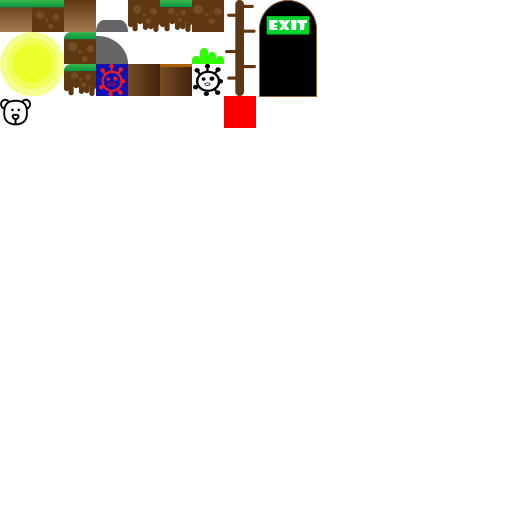
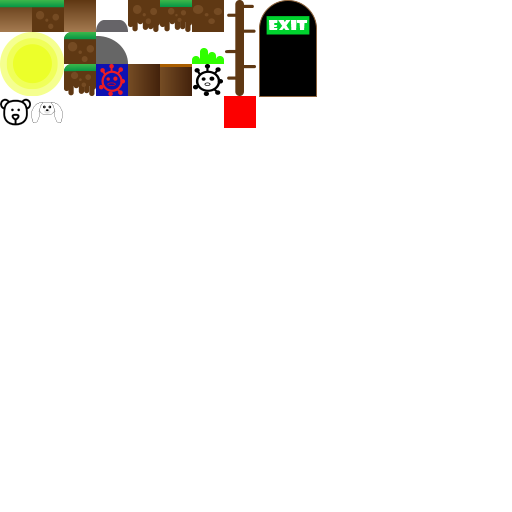
Layered file, before and after one edit (w=512, h=512). Changes by layer:
added layer "Inteligentny obiekt wektorowy" above "Warstwa 21" over [31, 102, 63, 123]
